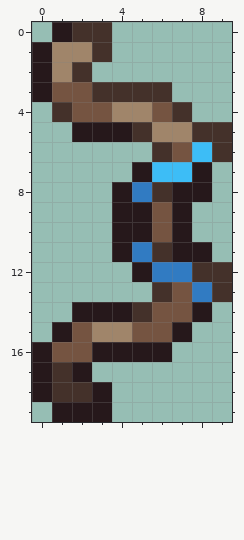
Two versions of one pixel-art sprite, Content/Forest/JinxBow/JinxBowMinion.png. That is the earlier state.
The file is 20x40 pixels, drawn in blocks of 2x2; one block is one cell here.
After:
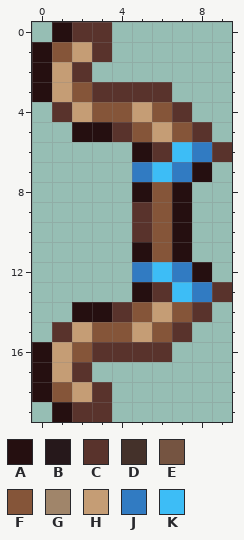
Palette (. is transparent): A #250f10  B #26181b  C #59332c  D #44312a  E #755441  F #855539  G #a0856a  H #c59d75  J #317bc2  K #3dbdf6
Change:
Changed rows in their new state; - is an unchanged pixel.
first column x 0:
 0 -ACC------
 1 AFHC------
 2 AHC-------
 3 AHFCCCC---
 4 -CHFFHFC--
 5 --AACFHFC.
 6 -----ACKJC
 7 -----J-JA-
 8 ----.AFA.-
 9 ----.CFA--
10 ----.CFA--
11 ----.AFA.-
12 -----JK-A.
13 -----ACK-C
14 --AACFHFC-
15 -CHFFHFC--
16 AHFCCCC---
17 AHC-------
18 AFHC------
19 -ACC------
